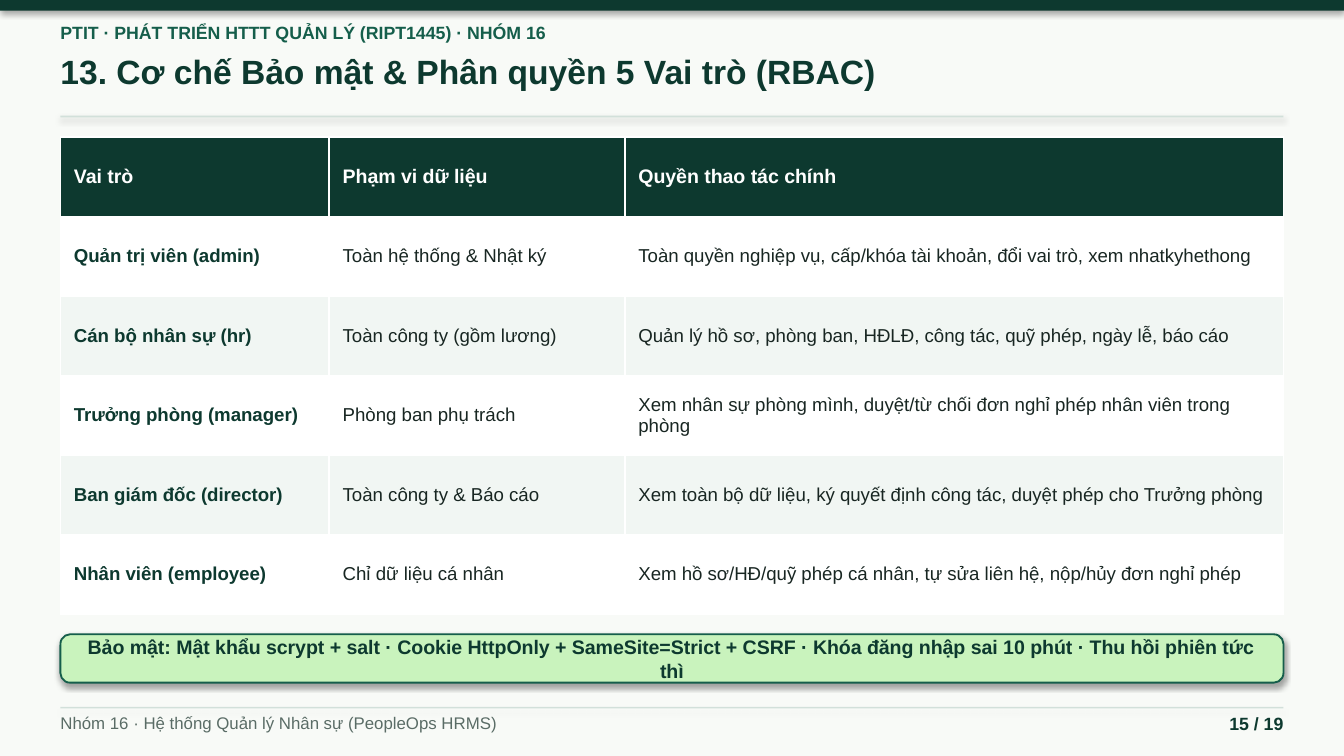
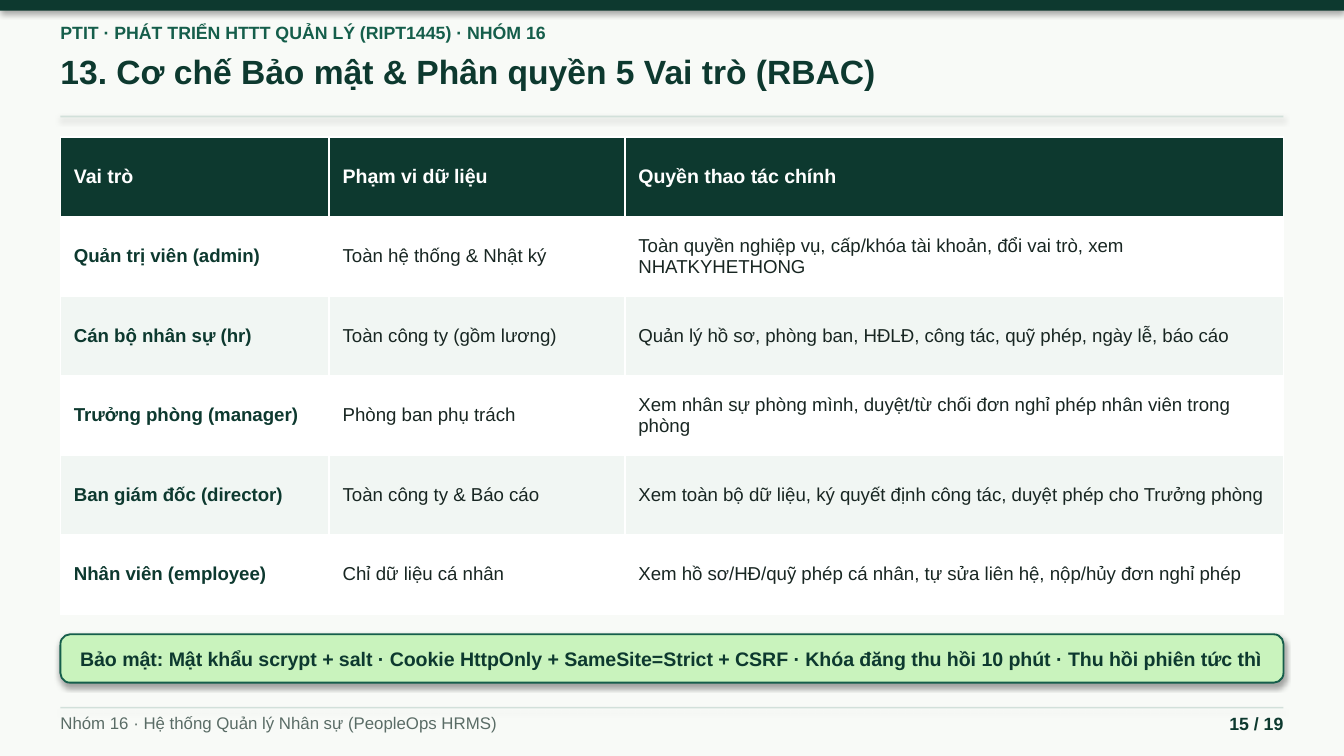
Before and after one commit to ninhduo263/human-resource-management-system, a slide deck: slide 15 of bao-cao/BAO_CAO_HTTTQL_Nhom16.pptx. Drawn at 1344x756 pixels with LibreOffice and Linux fonts; fonts in the diff are those of the drawing. Boxes give left, top, right and bottom in pixels: in the first picture for what was removed or moved away, otherwise in the second. Text is boxed around its words. In the diff, an @@ line names an element or a change of style, - is before the commit and + after.

```diff
--- a/bao-cao/BAO_CAO_HTTTQL_Nhom16.pptx
+++ b/bao-cao/BAO_CAO_HTTTQL_Nhom16.pptx
@@ table at [60,137,1284,614] @@
-row 2, column 3: Toàn quyền nghiệp vụ, cấp/khóa tài khoản, đổi vai trò, xem nhatkyhethong
+row 2, column 3: Toàn quyền nghiệp vụ, cấp/khóa tài khoản, đổi vai trò, xem NHATKYHETHONG
@@ text in rounded rectangle at [80,651,1262,670]: text changed @@
-Bảo mật: Mật khẩu scrypt + salt · Cookie HttpOnly + SameSite=Strict + CSRF · Khóa đăng nhập sai 10 phút · Thu hồi phiên tức thì
+Bảo mật: Mật khẩu scrypt + salt · Cookie HttpOnly + SameSite=Strict + CSRF · Khóa đăng thu hồi 10 phút · Thu hồi phiên tức thì
```
Also in this commit, not shown: 2 other slides changed, 5 other files.
